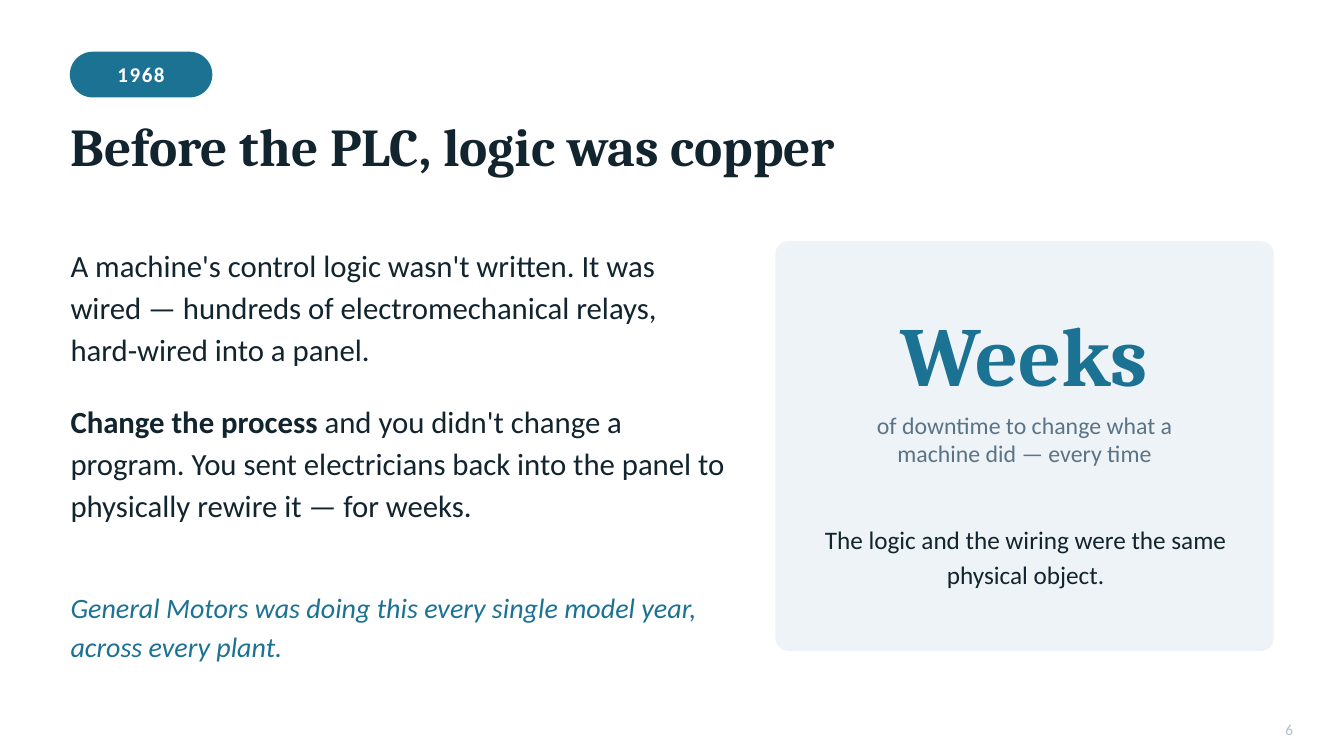
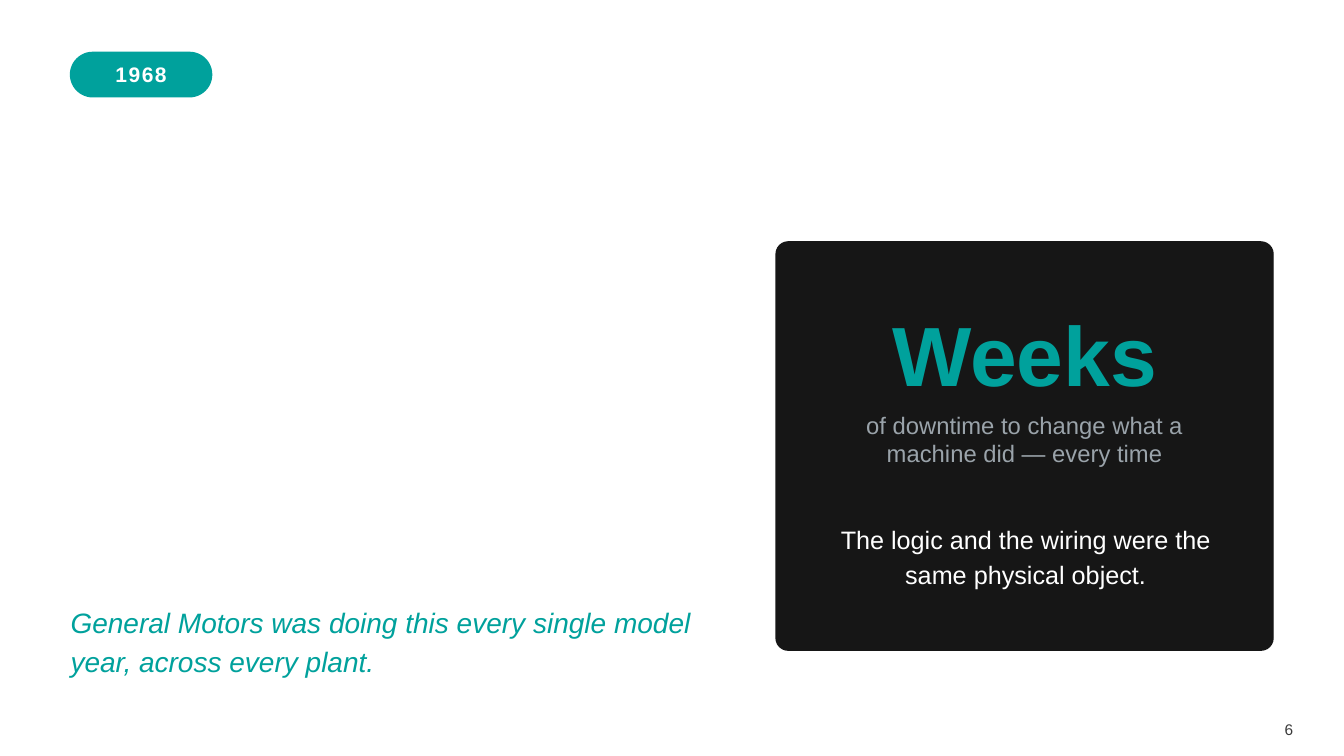
Before and after one commit to KyleSandersSE/AgentSE, a slide deck: slide 6 of presentations/tri-state-2026/SDA-Water-Wastewater-TriState-2026.pptx. Drawn at 1344x756 pixels with LibreOffice and Linux fonts; fonts in the diff are those of the drawing. Boxes give left, top, right and bottom in pixels: in the first picture for what was removed or moved away, otherwise in the second. Text is boxed around its words. In the diff, an @@ line names an element or a change of style, - is before the commit and + after.

```diff
--- a/presentations/tri-state-2026/SDA-Water-Wastewater-TriState-2026.pptx
+++ b/presentations/tri-state-2026/SDA-Water-Wastewater-TriState-2026.pptx
@@ text "1968" at box(115, 67, 166, 83): font Calibri to Arial @@
@@ rounded rectangle at box(71, 52, 212, 97): fill #1C7293 to #00A19C; outline #1C7293 1 pt to #00A19C 1 pt @@
@@ text removed at box(71, 128, 835, 177) @@
-Before the PLC, logic was copper
@@ text removed at box(71, 255, 656, 366) @@
-A machine's control logic wasn't written. It was wired — hundreds of electromechanical relays, hard-wired into a panel.
@@ rounded rectangle at box(776, 242, 1273, 650): fill #EDF3F6 to #161616; outline #EDF3F6 1 pt to #161616 1 pt @@
@@ text "Weeks" at box(892, 325, 1157, 387): font Cambria to Arial, text colour #1C7293 to #00A19C @@
@@ text removed at box(71, 411, 724, 522) @@
-Change the process and you didn't change a program. You sent electricians back into the panel to physically rewire it — for weeks.
@@ text "of downtime to change what ..." at box(866, 417, 1182, 467): font Calibri to Arial, text colour #5B7386 to #9AA3AA @@
@@ text "The logic and the wiring ..." at box(841, 530, 1210, 589): font Calibri to Arial, text colour #12242E to #FFFFFF @@
@@ text "General Motors was doing this ...": place and size @@
-text "General Motors was doing this ..." at box(71, 598, 696, 662)
+text "General Motors was doing this ..." at box(71, 612, 690, 677)
@@ text "General Motors was doing this ..." at box(71, 612, 690, 677): font Calibri to Arial, text colour #1C7293 to #00A19C @@
@@ text "6" at box(1285, 724, 1294, 735): font Calibri to Arial, text colour #AEC1CC to #3A3A3A @@
```
Also in this commit, not shown: 32 other slides changed, 2 other files.
